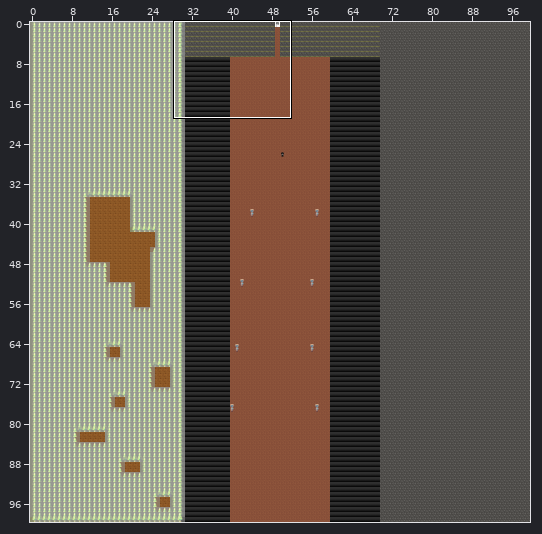
Tiled map -- assets/levels/level3.tmx. The picture above shows the old version from afar; the outline marks the close-up.
Close-up. Old version:
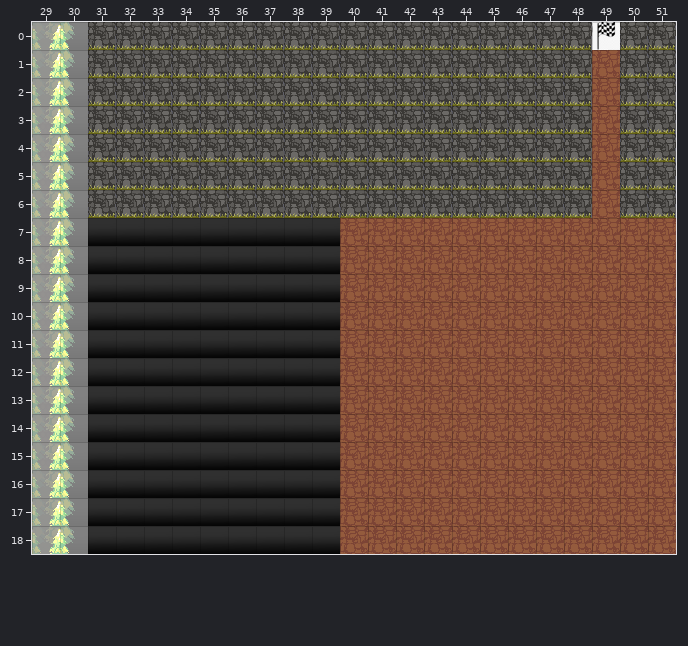
Cells are 32x32 px. Shown: x 29..51, y 0..18. The commit also changed other parts of the map, which this record leaves out.
The same view after the edit:
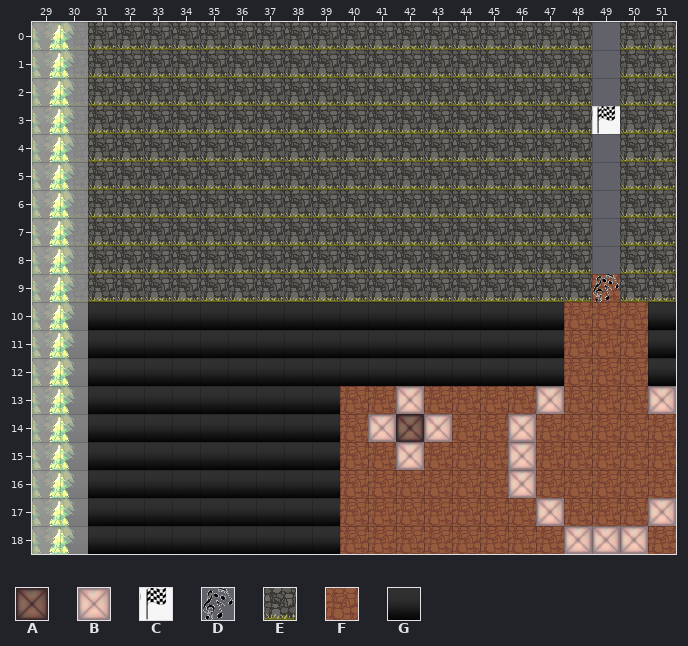
Key: from "Objetos/Entidades": A 14 "mbox", B 15 "bbox", C 16 "finish", D 17 "noteblock"; from "terrain": E 84 "level2-stone-textured-1", F 89 "level2-dirt-2", G 132 "hole".
_ is an empty cell, # one hidden under a higher layer.
The edit:
Layer "terrain":
y 0: x 30 G -> E; x 49 # -> _
y 1..6: x 30 G -> E; x 49 F -> _
y 7..8: x 30..51 GGGGGGGGGGFFFFFFFFFFFF -> EEEEEEEEEEEEEEEEEEE_EE
y 9: x 30..48 GGGGGGGGGGFFFFFFFFF -> EEEEEEEEEEEEEEEEEEE; x 50..51 FF -> EE
y 10..12: x 40..47 FFFFFFFF -> GGGGGGGG; x 51 F -> G
Layer "objects":
y 0: x 49 C -> _
y 3: x 49 _ -> C
y 9: x 49 _ -> D
y 13: x 42 _ -> B; x 47 _ -> B; x 51 _ -> B
y 14: x 41..43 ___ -> BAB; x 46 _ -> B
y 15: x 42 _ -> B; x 46 _ -> B
y 16: x 46 _ -> B
y 17: x 47 _ -> B; x 51 _ -> B
y 18: x 48..50 ___ -> BBB
Where, in picture pixels (left, top, right, bottom), the same in both close-ups:
changed: (65, 22, 676, 554)
